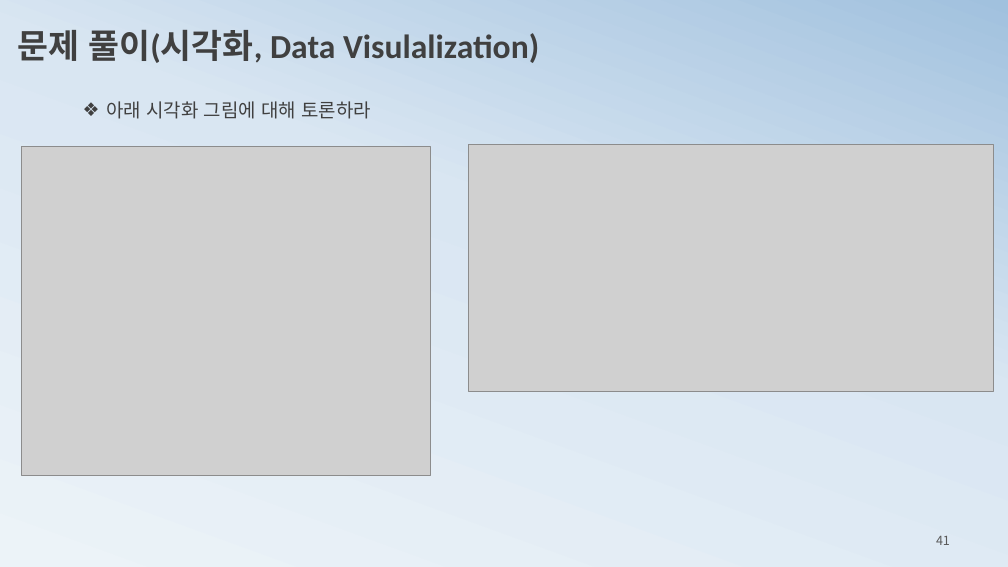
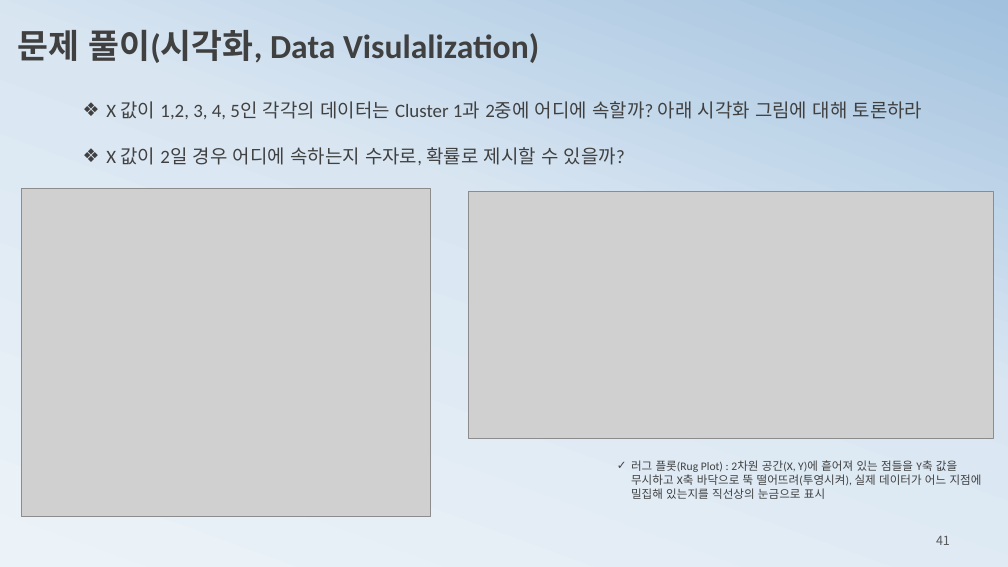
Before and after one commit to ancestor9/mathematics-for-machine-learning, a slide deck: slide 41 of 1_statistics for machine learning.pptx. Drawn at 1008x567 pixels with LibreOffice and Linux fonts; fonts in the diff are those of the drawing; grey boxes stand for pictures. Boxes give left, top, right and bottom in pixels: in the first picture for what was removed or moved away, otherwise in the second. Text is boxed around its words. In the diff, an @@ line names an element or a change of style, - is before the commit and + after.

```diff
--- a/1_statistics for machine learning.pptx
+++ b/1_statistics for machine learning.pptx
@@ text at (x1=106, y1=101, x2=923, y2=165): text changed @@
-❖ 아래 시각화 그림에 대해 토론하라
+❖ X 값이 1,2, 3, 4, 5인 각각의 데이터는 Cluster 1과 2중에 어디에 속할까? 아래 시각화 그림에 대해 토론하라
+❖ X 값이 2일 경우 어디에 속하는지 수자로, 확률로 제시할 수 있을까?
@@ picture moved from (x1=22, y1=147, x2=430, y2=476) to (x1=22, y1=188, x2=430, y2=517) @@
@@ picture moved from (x1=468, y1=144, x2=994, y2=391) to (x1=468, y1=192, x2=994, y2=439) @@
@@ text added at (x1=631, y1=460, x2=982, y2=499), 11 pt, text #404040 @@
+✓ 러그 플롯(Rug Plot) : 2차원 공간(X, Y)에 흩어져 있는 점들을 Y축 값을 무시하고 X축 바닥으로 뚝 떨어뜨려(투영시켜), 실제 데이터가 어느 지점에 밀집해 있는지를 직선상의 눈금으로 표시
```
Also in this commit, not shown: 1 other slide changed.
